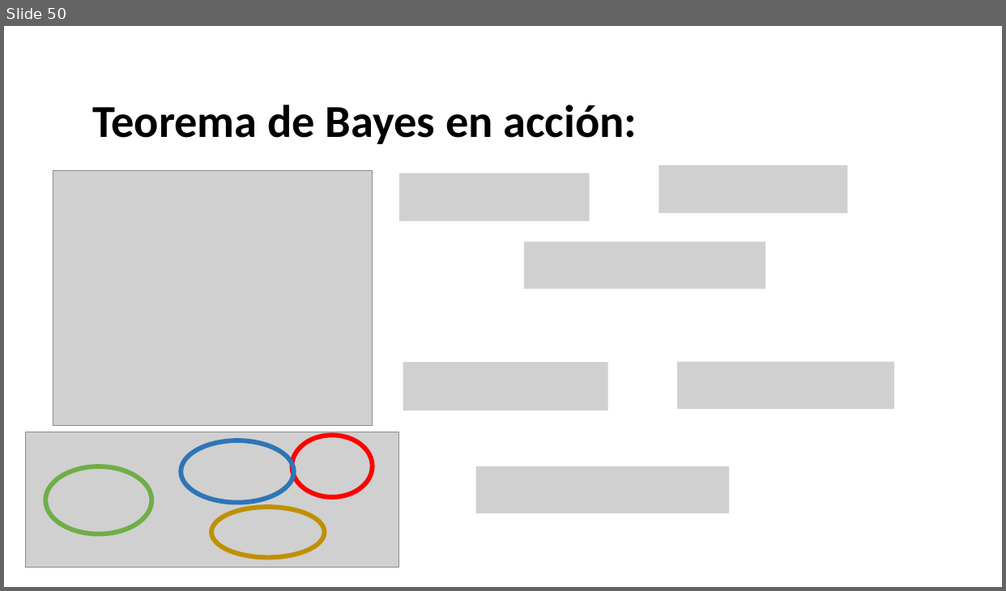
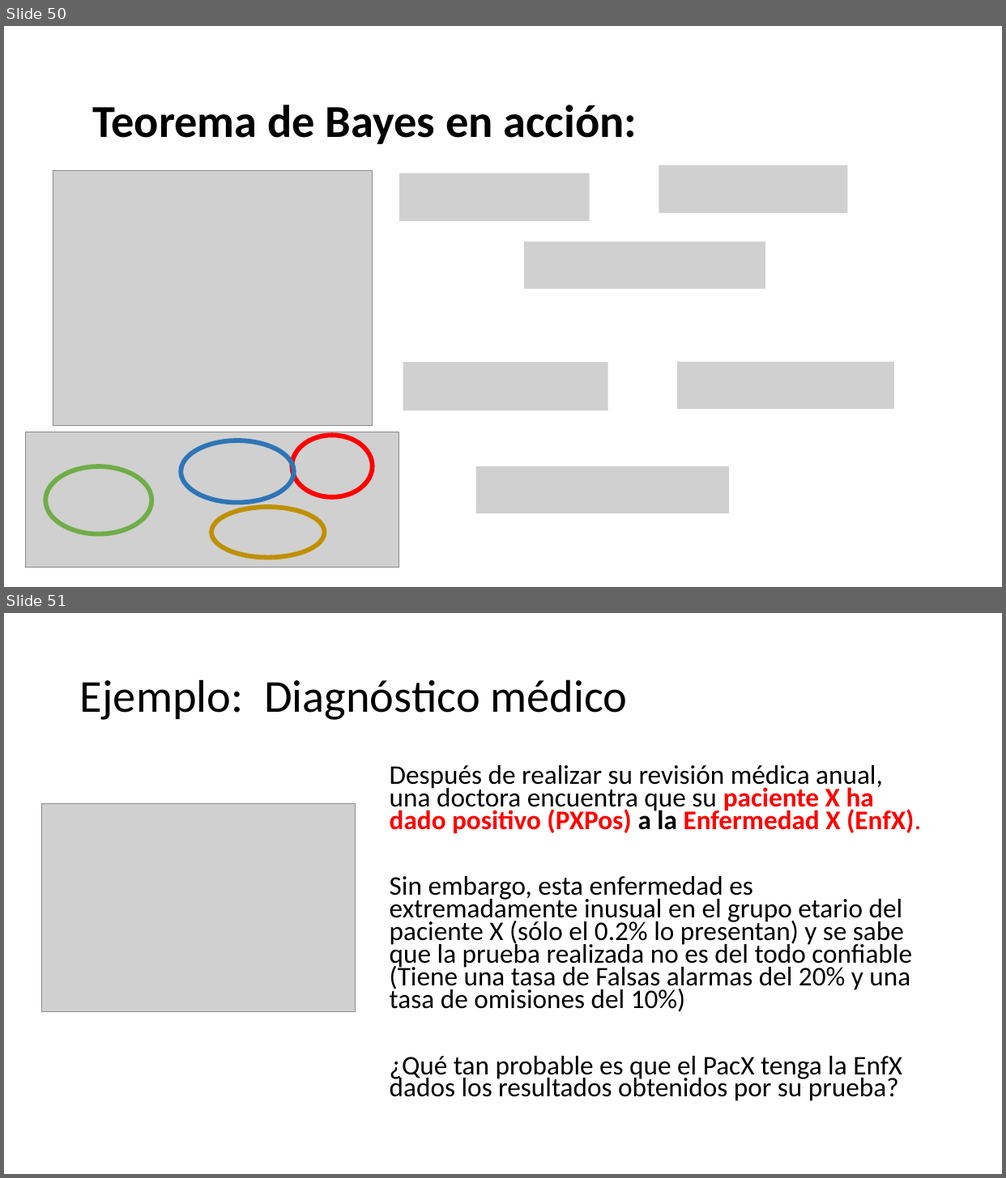
Before and after one commit to Adrifelcha/afchavez-019, a slide deck: Lab25/Adjuntías/2020-2/InferenciaBayesiana.pptx. Shown one above the other, each under a label of ours: slide 50 before the commit, slides 50 and 51 after it. The pictures are 1006x591 and 1006x1178 pixels, drawn with LibreOffice and Linux fonts; fonts in the diff are those of the drawing; grey boxes stand for pictures. Boxes give left, top, right and bottom in pixels: in the first picture for what was removed or moved away, otherwise in the second. Text is boxed around its words. In the diff, an @@ line names an element or a change of style, - is before the commit and + after.

```diff
--- a/Lab25/Adjuntías/2020-2/InferenciaBayesiana.pptx
+++ b/Lab25/Adjuntías/2020-2/InferenciaBayesiana.pptx
@@ slide 51 added at (4,613,1002,1174), background #FFFFFF @@
@@ title added at (80,679,628,720), 44 pt, text #000000 @@
+Ejemplo: Diagnóstico médico
@@ text added at (390,765,921,1101), 25.9 pt, text #000000 @@
+Después de realizar su revisión médica anual, una doctora encuentra que su paciente X ha dado positivo (PXPos) a la Enfermedad X (EnfX).
+Sin embargo, esta enfermedad es extremadamente inusual en el grupo etario del paciente X (sólo el 0.2% lo presentan) y se sabe que la prueba realizada no es del todo confiable (Tiene una tasa de Falsas alarmas del 20% y una tasa de omisiones del 10%)
+¿Qué tan probable es que el PacX tenga la EnfX dados los resultados obtenidos por su prueba?
@@ picture added at (42,803,356,1012) @@
```
Also in this commit, not shown: 1 slide changed, 26 other slides added.
